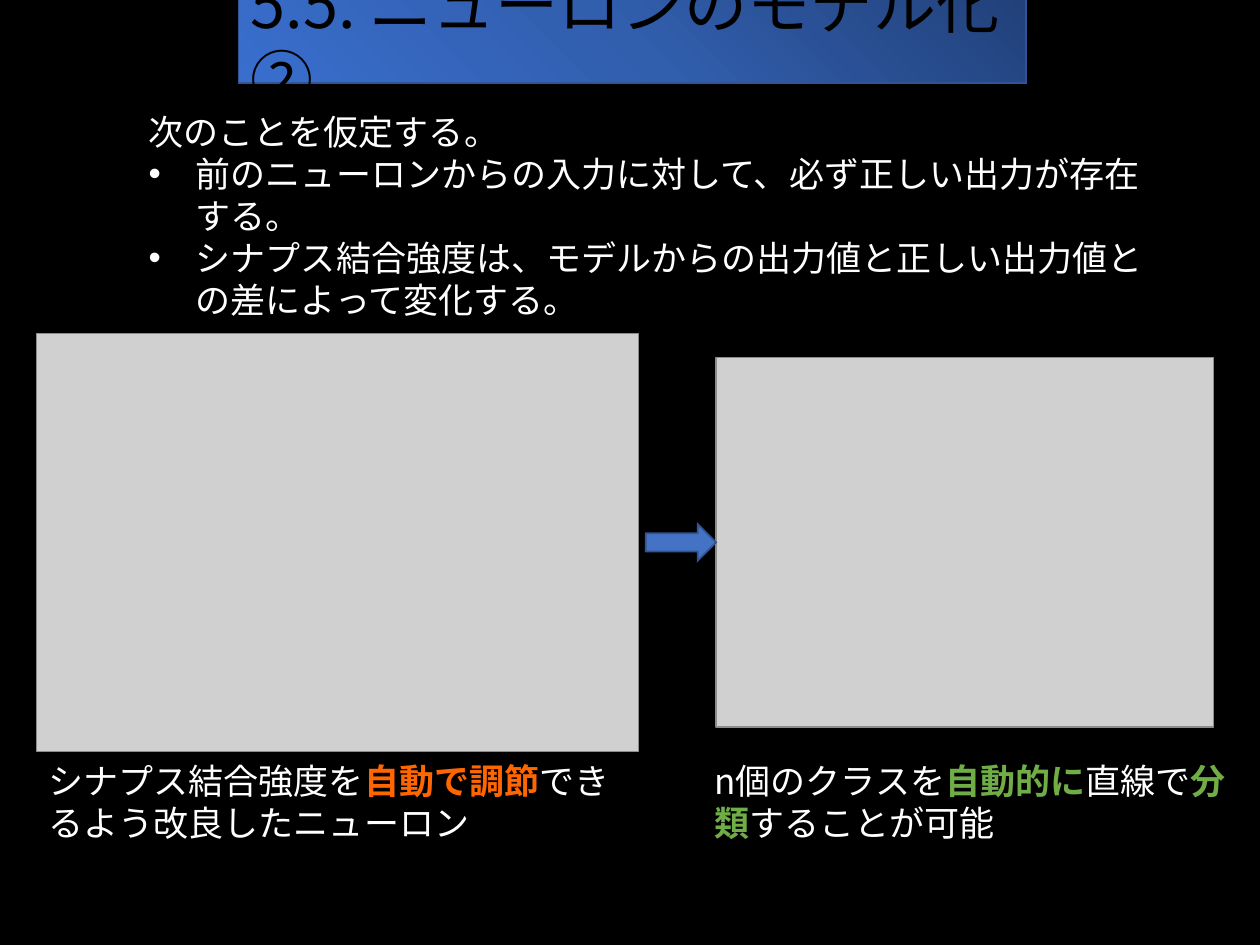
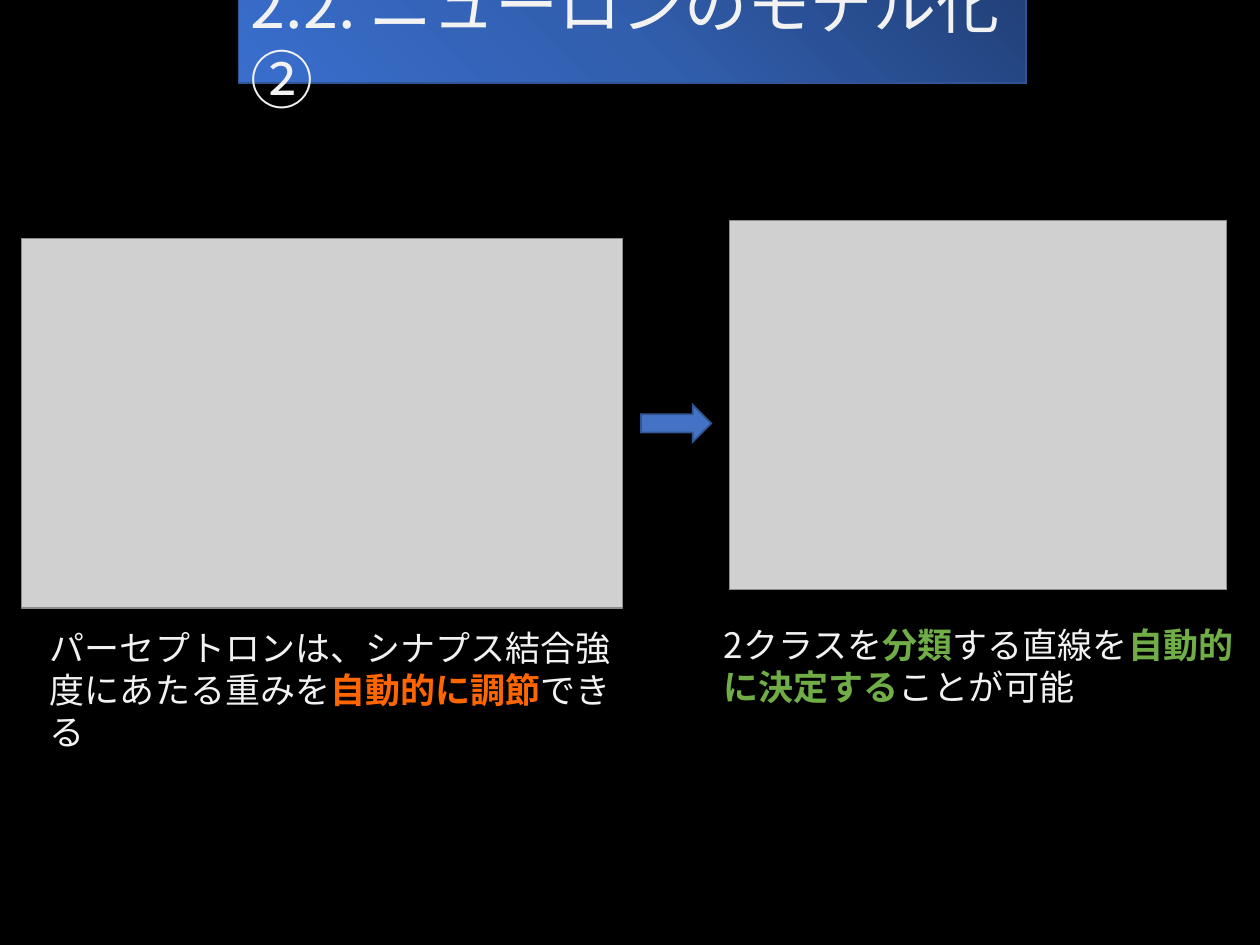
Before and after one commit to rurusasu/Diary, a slide deck: slide 8 of パーセプトロンについて.pptx (slide 6 before the commit). Drawn at 1260x945 pixels with LibreOffice and Linux fonts; fonts in the diff are those of the drawing; grey boxes stand for pictures. Boxes give left, top, right and bottom in pixels: in the first picture for what was removed or moved away, otherwise in the second. Text is boxed around its words. In the diff, an @@ line names an element or a change of style, - is before the commit and + after.

```diff
--- a/パーセプトロンについて.pptx
+++ b/パーセプトロンについて.pptx
@@ text in rectangle at (251,0,1000,119): text changed; text colour #000000 to #F2F2F2 @@
-5.5. ニューロンのモデル化②
+2.2. ニューロンのモデル化②
@@ text removed at (149,115,1142,316) @@
-次のことを仮定する。
-• 前のニューロンからの入力に対して、必ず正しい出力が存在する。
-• シナプス結合強度は、モデルからの出力値と正しい出力値との差によって変化する。
@@ picture: place and size @@
-picture at (37,334,639,752)
+picture at (21,238,622,607)
@@ picture: place and size @@
-picture at (716,358,1213,727)
+picture at (730,220,1227,590)
@@ right arrow: place and size @@
-right arrow at (645,524,716,561)
+right arrow at (641,404,712,441)
@@ text at (711,617,1247,714): text changed; text colour #FFFFFF to #F2F2F2 @@
-n個のクラスを自動的に直線で分類することが可能
+2クラスを分類する直線を自動的に決定することが可能
@@ text at (50,631,611,706): text changed; text colour #FFFFFF to #F2F2F2 @@
-シナプス結合強度を自動で調節できるよう改良したニューロン
+パーセプトロンは、シナプス結合強度にあたる重みを自動的に調節できる
```
Also in this commit, not shown: 5 other slides changed, 5 slides added, 37 other files.
